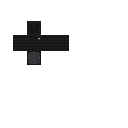
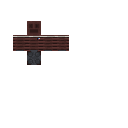
Two versions of the same layered image (128 x 128). Layer-by-layer changes:
painted on "Layer #7" over (x1=16, y1=50, x2=66, y2=65)
painted on "Layer #6" over (x1=13, y1=21, x2=69, y2=65)
showed "Layer #1" over (x1=13, y1=21, x2=69, y2=65)
